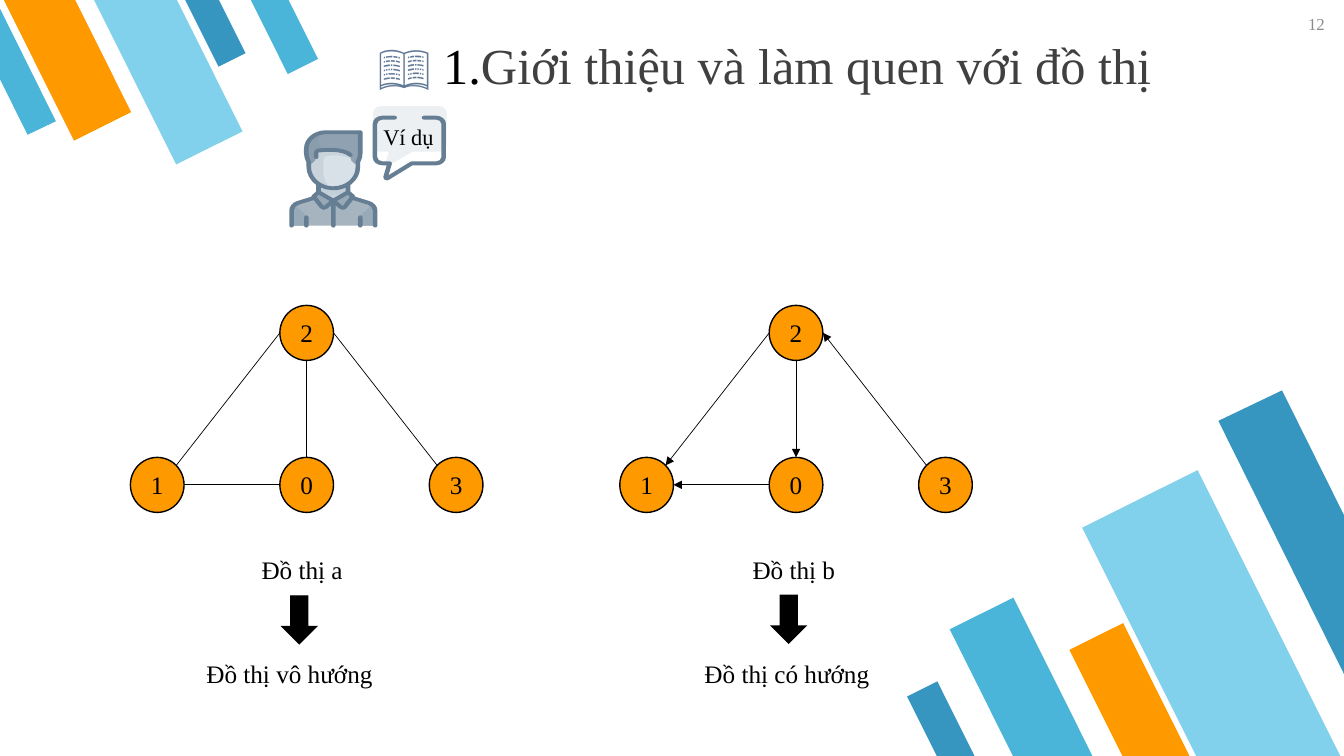
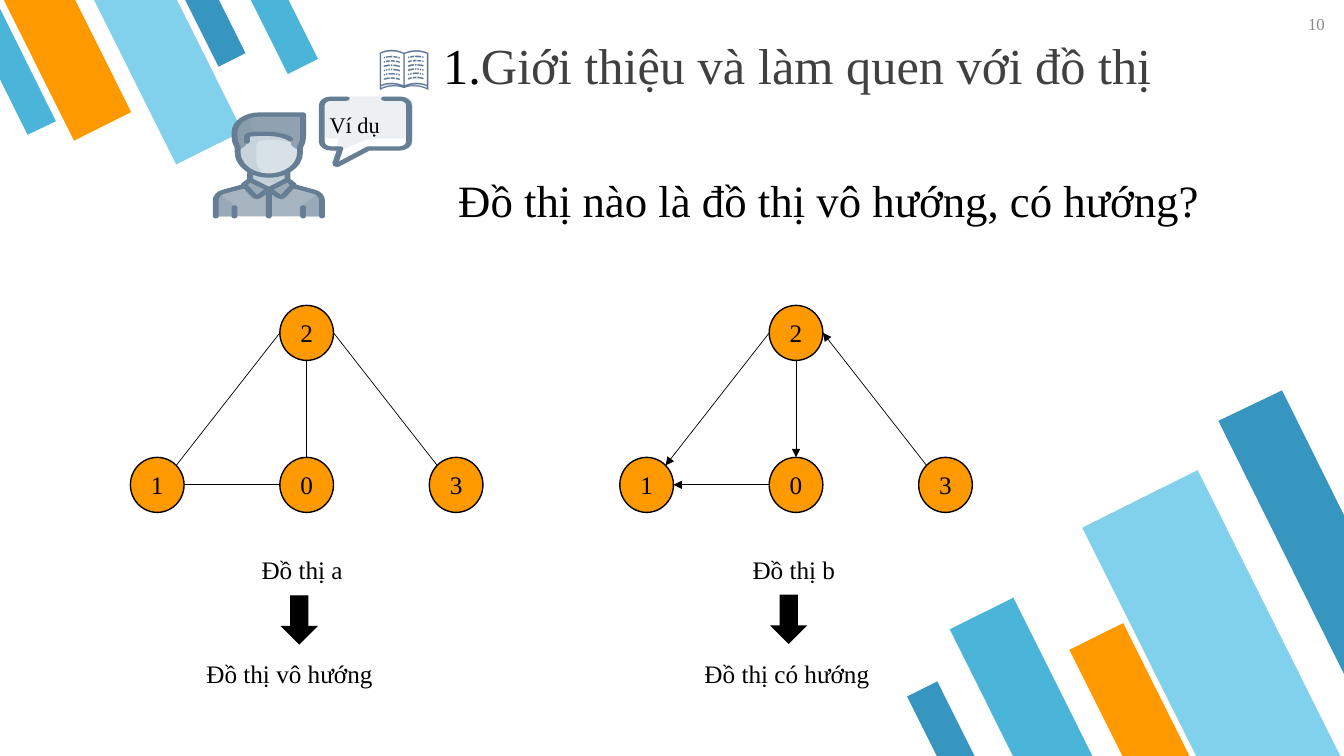
Before and after one commit to Nhom006/Nhom006, a slide deck: slide 10 of Bai_thuyet_trinh/graph.pptx (slide 12 before the commit). Drawn at 1344x756 pixels with LibreOffice and Linux fonts; fonts in the diff are those of the drawing. Boxes give left, top, right and bottom in pixels: in the first picture for what was removed or moved away, otherwise in the second. Text is boxed around its words. In the diff, an @@ line names an element or a change of style, - is before the commit and + after.

```diff
--- a/Bai_thuyet_trinh/graph.pptx
+++ b/Bai_thuyet_trinh/graph.pptx
@@ page number at (1308,19,1325,30): text changed @@
-12
+10
@@ freeform shape: place and size @@
-freeform shape at (289,130,377,228)
+freeform shape at (213,112,325,218)
@@ freeform shape: place and size @@
-freeform shape at (307,132,361,165)
+freeform shape at (235,115,303,151)
@@ freeform shape: place and size @@
-freeform shape at (319,132,360,165)
+freeform shape at (250,115,303,151)
@@ freeform shape: place and size @@
-freeform shape at (373,116,447,180)
+freeform shape at (319,97,411,167)
@@ freeform shape "Ví dụ": place and size @@
-freeform shape "Ví dụ" at (373,106,447,166)
+freeform shape "Ví dụ" at (320,97,412,152)
@@ freeform shape: place and size @@
-freeform shape at (309,149,358,189)
+freeform shape at (238,133,300,175)
@@ freeform shape: place and size @@
-freeform shape at (309,149,350,189)
+freeform shape at (238,133,291,175)
@@ freeform shape: place and size @@
-freeform shape at (314,148,354,159)
+freeform shape at (244,132,294,144)
@@ freeform shape: place and size @@
-freeform shape at (319,182,348,202)
+freeform shape at (250,168,287,189)
@@ freeform shape: place and size @@
-freeform shape at (319,182,348,195)
+freeform shape at (250,168,287,181)
@@ freeform shape: place and size @@
-freeform shape at (291,205,307,225)
+freeform shape at (216,194,235,216)
@@ freeform shape: place and size @@
-freeform shape at (291,197,375,226)
+freeform shape at (216,185,322,216)
@@ freeform shape: place and size @@
-freeform shape at (304,216,310,228)
+freeform shape at (232,206,238,219)
@@ freeform shape: place and size @@
-freeform shape at (314,194,333,209)
+freeform shape at (244,180,269,197)
@@ freeform shape: place and size @@
-freeform shape at (334,194,353,209)
+freeform shape at (269,180,294,197)
@@ freeform shape: place and size @@
-freeform shape at (358,216,363,228)
+freeform shape at (300,206,307,219)
@@ freeform shape: place and size @@
-freeform shape at (360,205,375,225)
+freeform shape at (303,194,323,216)
@@ text added at (458,184,1198,227), 32 pt, text #000000 @@
+Đồ thị nào là đồ thị vô hướng, có hướng?
```
Also in this commit, not shown: 13 other slides changed, 44 slides added, 22 slides removed, 1 other file.
